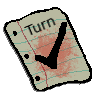
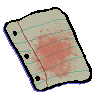
The second 92 × 92 image is a revision of the first. Changes to its layers:
hid "Turn #1" over [24, 17, 56, 35]
hid "Turn" over [35, 22, 67, 69]
added layer "mouseover" above "Pasted Layer" over [3, 17, 90, 92]
